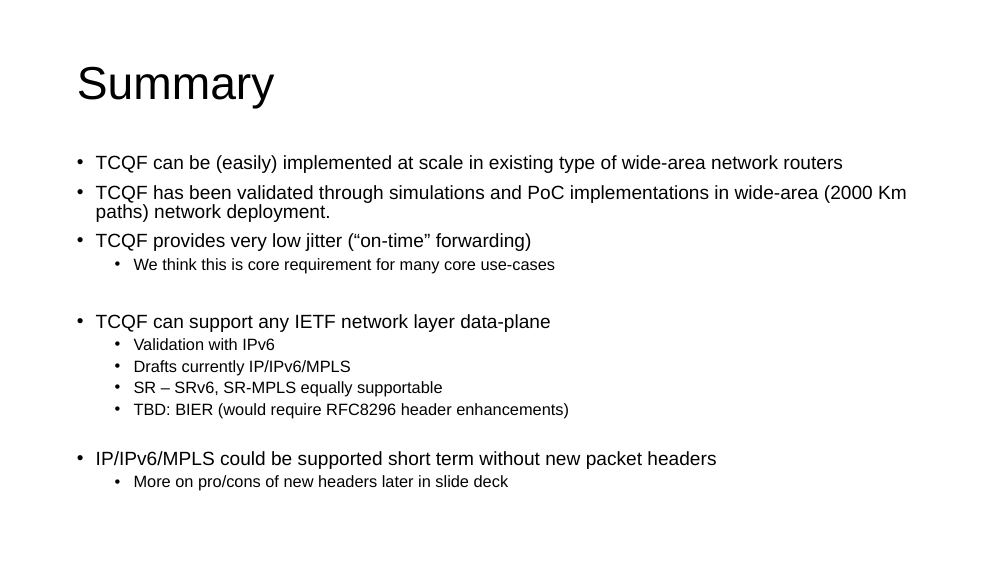
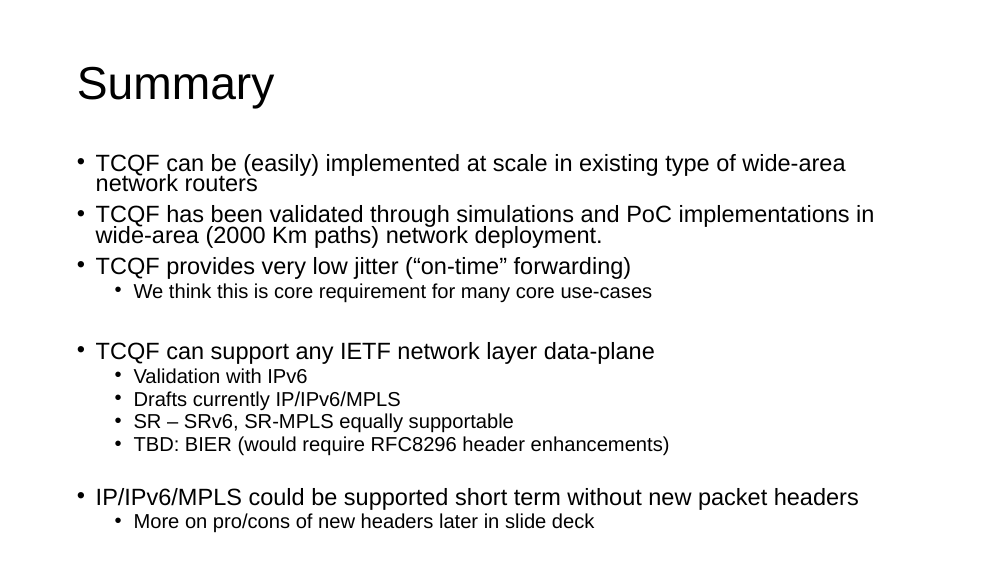
Before and after one commit to toerless/detnet, a slide deck: slide 9 of tcqf-slides.pptx. Drawn at 1008x567 pixels with LibreOffice and Linux fonts; fonts in the diff are those of the drawing. Boxes give left, top, right and bottom in pixels: in the first picture for what was removed or moved away, otherwise in the second. Text is boxed around its words. In the diff, an @@ line names an element or a change of style, - is before the commit and + after.

```diff
--- a/tcqf-slides.pptx
+++ b/tcqf-slides.pptx
@@ text "TCQF can be (easily) implemented ..." at (96, 154, 874, 532): size 18.2 to 22.4 pt in "TCQF can be (easily) implemented at scale ...", "TCQF has been validated through simulations and ...", "TCQF provides very low jitter (“on-time” forwarding)", "TCQF can support any IETF network layer ..." and 1 more places; size 15.6 to 19.2 pt in "We think this is core requirement for ...", "Validation with IPv6", "Drafts currently IP/IPv6/MPLS", "SR – SRv6, SR-MPLS equally supportable" and 2 more places; line spacing 0.83 to 0.73 @@
```
Also in this commit, not shown: 9 other slides changed.
